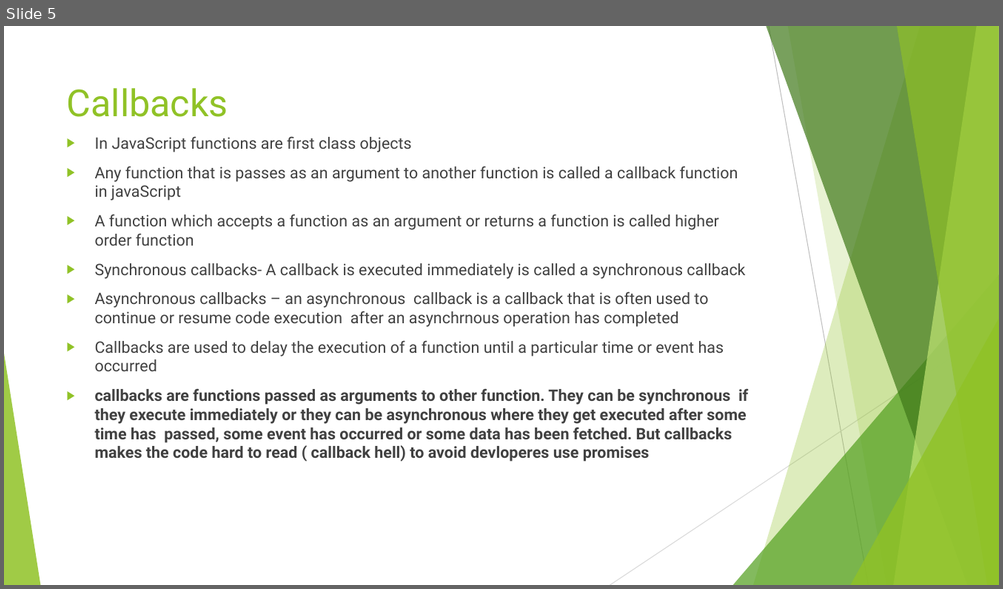
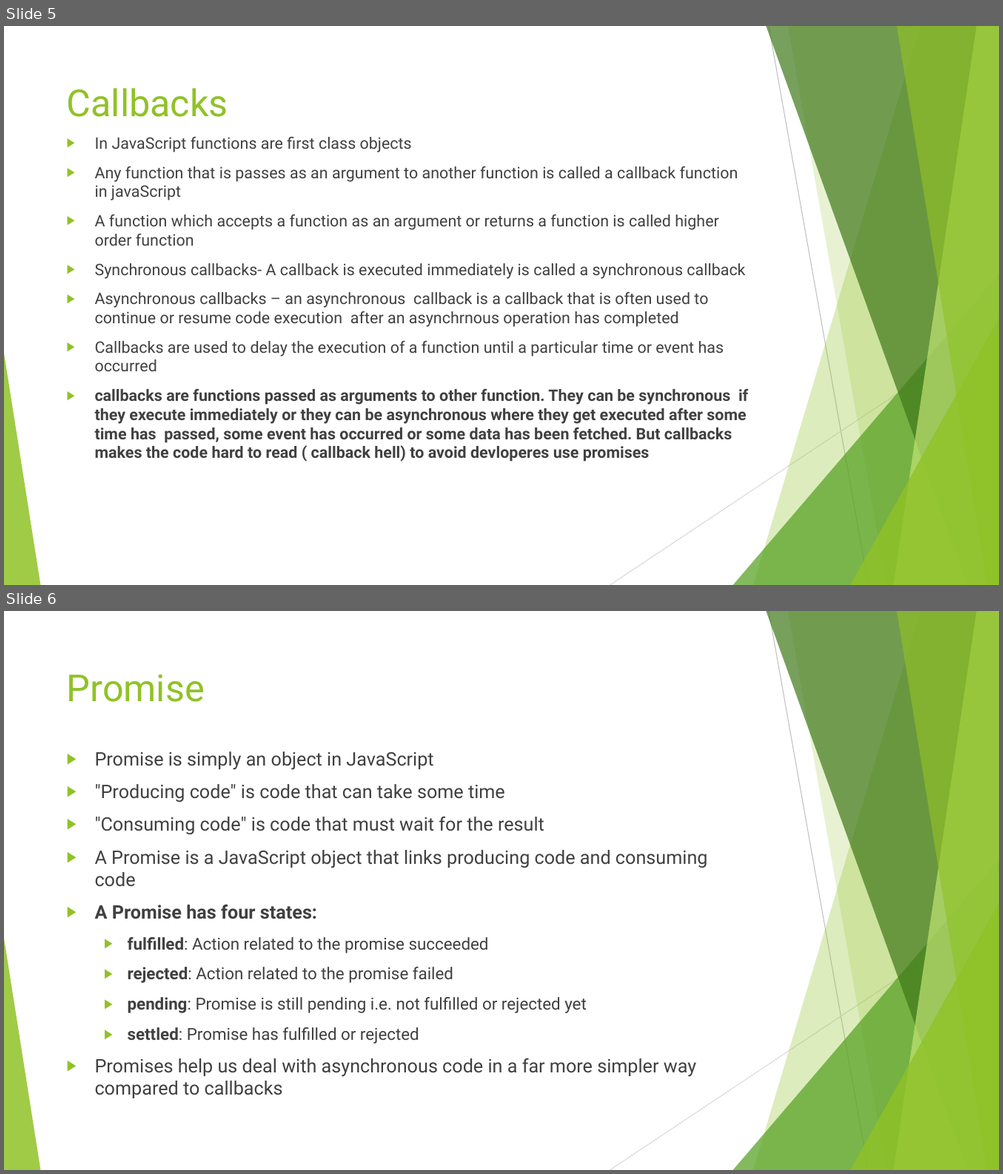
Before and after one commit to divyaparyani67/JavaScript_BAsics, a slide deck: Async JS/Asynchronous JS.pptx. Shown one above the other, each under a label of ours: slide 5 before the commit, slides 5 and 6 after it. The pictures are 1003x589 and 1003x1174 pixels, drawn with LibreOffice and Linux fonts; fonts in the diff are those of the drawing. Boxes give left, top, right and bottom in pixels: in the first picture for what was removed or moved away, otherwise in the second. Text is boxed around its words. In the diff, an @@ line names an element or a change of style, - is before the commit and + after.

```diff
--- a/Async JS/Asynchronous JS.pptx
+++ b/Async JS/Asynchronous JS.pptx
@@ slide 6 added at box(4, 611, 999, 1170), background #FFFFFF; not listed: 10 template elements that a slide beside it also shows @@
@@ title added at box(67, 674, 205, 702), 36 pt, text #90C226 @@
+Promise
@@ text added at box(95, 752, 708, 1099), 18 pt, text #404040 @@
+▶ Promise is simply an object in JavaScript
+▶ "Producing code" is code that can take some time
+▶ "Consuming code" is code that must wait for the result
+▶ A Promise is a JavaScript object that links producing code and consuming code
+▶ A Promise has four states:
+  ▶ fulfilled: Action related to the promise succeeded
+  ▶ rejected: Action related to the promise failed
+  ▶ pending: Promise is still pending i.e. not fulfilled or rejected yet
+  ▶ settled: Promise has fulfilled or rejected
+▶ Promises help us deal with asynchronous code in a far more simpler way compared to callbacks
```
Also in this commit, not shown: 1 slide changed, 5 other slides added, 2 slides removed, 2 other files.
